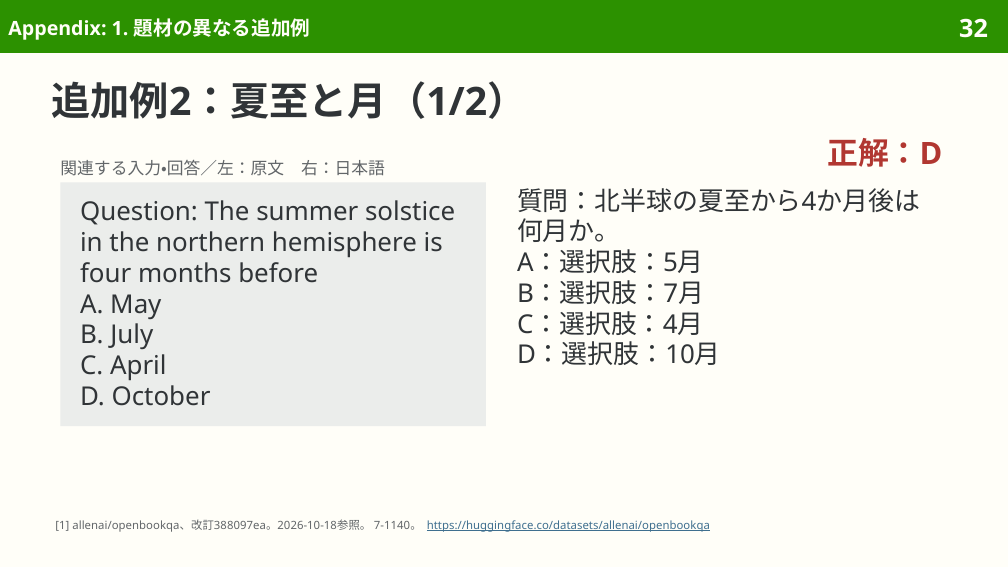
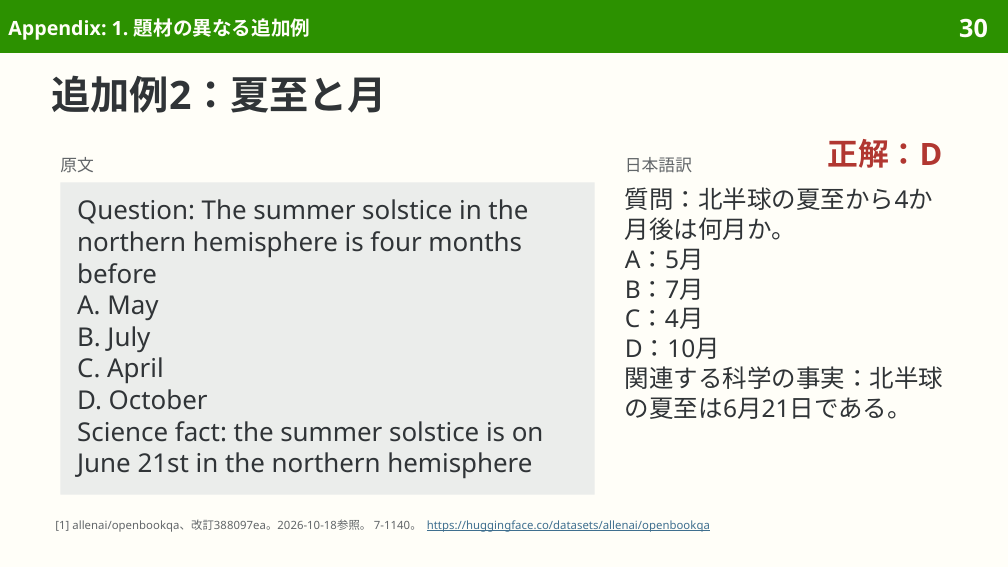
Before and after one commit to sasakiy84/datasets-in-10-minutes, a slide deck: slide 30 of slides/datasets-in-10-minutes-openbookqa.pptx (slide 32 before the commit). Drawn at 1008x567 pixels with LibreOffice and Linux fonts; fonts in the diff are those of the drawing. Boxes give left, top, right and bottom in pixels: in the first picture for what was removed or moved away, otherwise in the second. Text is boxed around its words. In the diff, an @@ line names an element or a change of style, - is before the commit and + after.

```diff
--- a/slides/datasets-in-10-minutes-openbookqa.pptx
+++ b/slides/datasets-in-10-minutes-openbookqa.pptx
@@ page number at (959, 18, 988, 38): text changed @@
-32
+30
@@ title at (52, 75, 388, 113): text changed @@
-追加例2：夏至と月（1/2）
+追加例2：夏至と月
@@ text "正解：D" at (828, 139, 943, 168): line spacing 26.4pt to 26.8pt @@
@@ text removed at (60, 160, 385, 176) @@
-関連する入力・回答／左：原文 右：日本語
@@ text added at (60, 157, 94, 173), 12 pt, text #626669 @@
+原文
@@ text added at (625, 157, 692, 173), 12 pt, text #626669 @@
+日本語訳
@@ rectangle "Question: The summer solstice in ...": place and size @@
-rectangle "Question: The summer solstice in ..." at (60, 182, 486, 426)
+rectangle "Question: The summer solstice in ..." at (60, 182, 595, 495)
@@ rectangle "Question: The summer solstice in ..." at (60, 182, 595, 495): vertical alignment middle to top @@
@@ text in rectangle at (77, 199, 528, 410): line spacing 22pt to 22.6pt @@
@@ text at (625, 187, 933, 240): size 18.5 to 17.5 pt in "質問：北半球の夏至から4か月後は何月か。"; line spacing 22pt to 21.4pt @@
@@ text "質問：北半球の夏至から4か月後は何月か。": place and size @@
-text "質問：北半球の夏至から4か月後は何月か。" at (517, 188, 920, 365)
+text "質問：北半球の夏至から4か月後は何月か。" at (625, 187, 943, 419)
@@ text at (625, 248, 943, 419): text changed; size 18.5 to 17.5 pt @@
-A：選択肢：5月
-B：選択肢：7月
-C：選択肢：4月
-D：選択肢：10月
+A：5月
+B：7月
+C：4月
+D：10月
+関連する科学の事実：北半球の夏至は6月21日である。
@@ text in rectangle at (77, 421, 544, 479): paragraph added @@
+Science fact: the summer solstice is on June 21st in the northern hemisphere
```
Also in this commit, not shown: 12 other slides changed, 5 slides removed, 9 other files.
